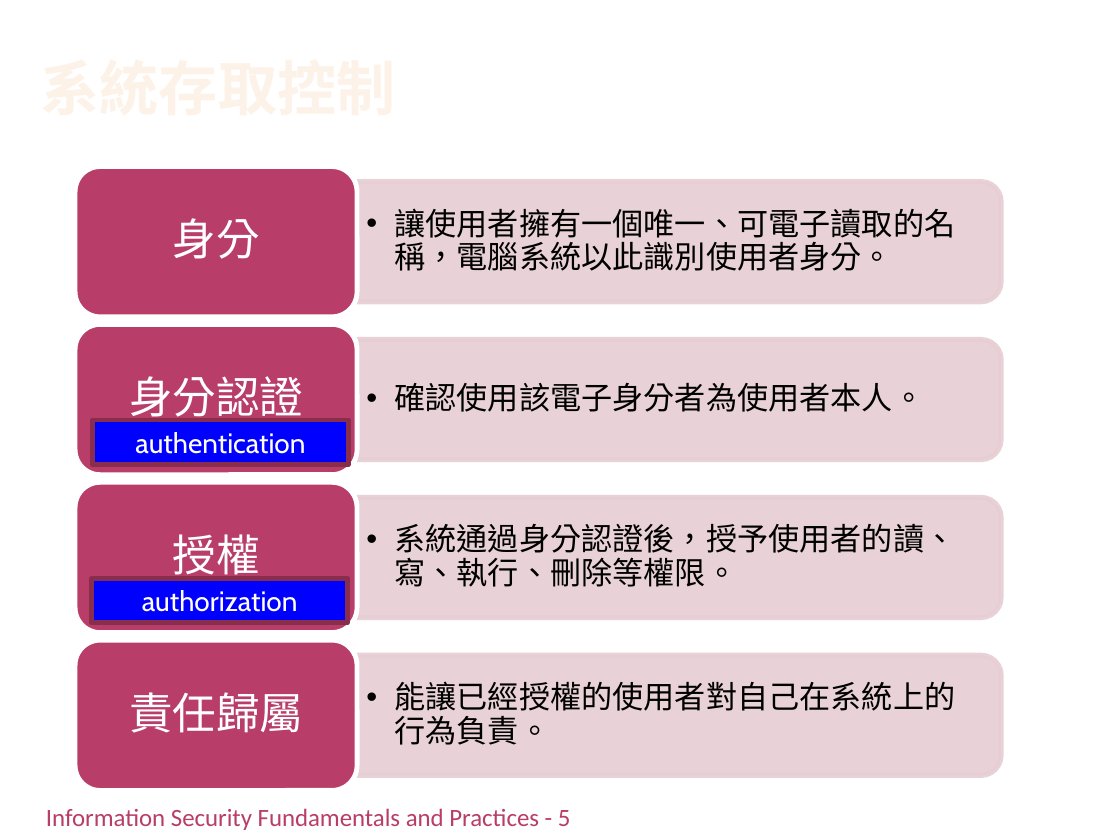
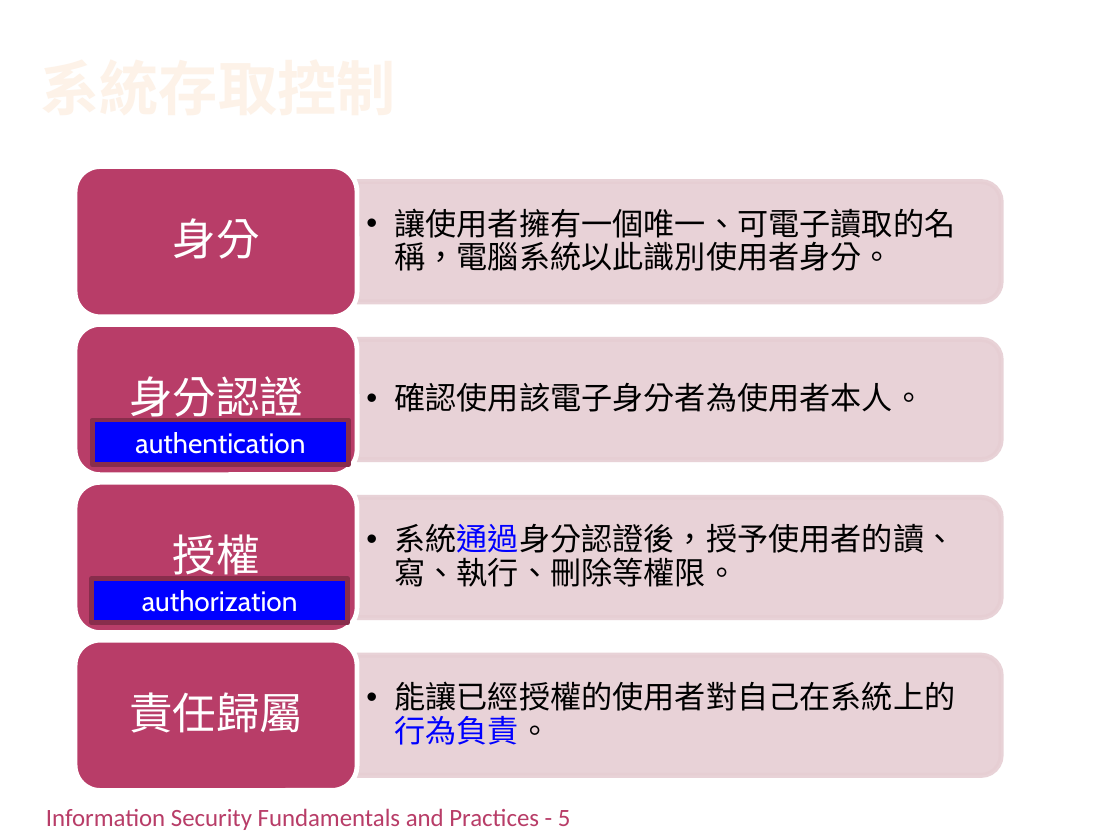
Before and after one commit to chih-chengwu/Information-Security-Markdown, a slide deck: slide 12 of 副本/Ch4_認證授權與存取控制(潘天佑的第5章).pptx. Drawn at 1120x840 pixels with LibreOffice and Linux fonts; fonts in the diff are those of the drawing; background and template pictures are left out. Boxes give left, top, right and bottom in pixels: in the first picture for what was removed or moved away, otherwise in the second. Text is boxed around its words. In the diff, an @@ line names an element or a change of style, - is before the commit and + after.

```diff
--- a/副本/Ch4_認證授權與存取控制(潘天佑的第5章).pptx
+++ b/副本/Ch4_認證授權與存取控制(潘天佑的第5章).pptx
@@ text "系統通過身分認證後，授予使用者的讀、寫、執行、刪除等權限。" at [394,524,955,587]: text colour #000000 to #0000FF in "系統通過身分認證後，授予使用者的讀、寫、執行、刪除等權限。" @@
@@ text "能讓已經授權的使用者對自己在系統上的行為負責。" at [394,681,955,745]: text colour #000000 to #0000FF in "能讓已經授權的使用者對自己在系統上的行為負責。" @@
```
Also in this commit, not shown: 16 other slides changed.
